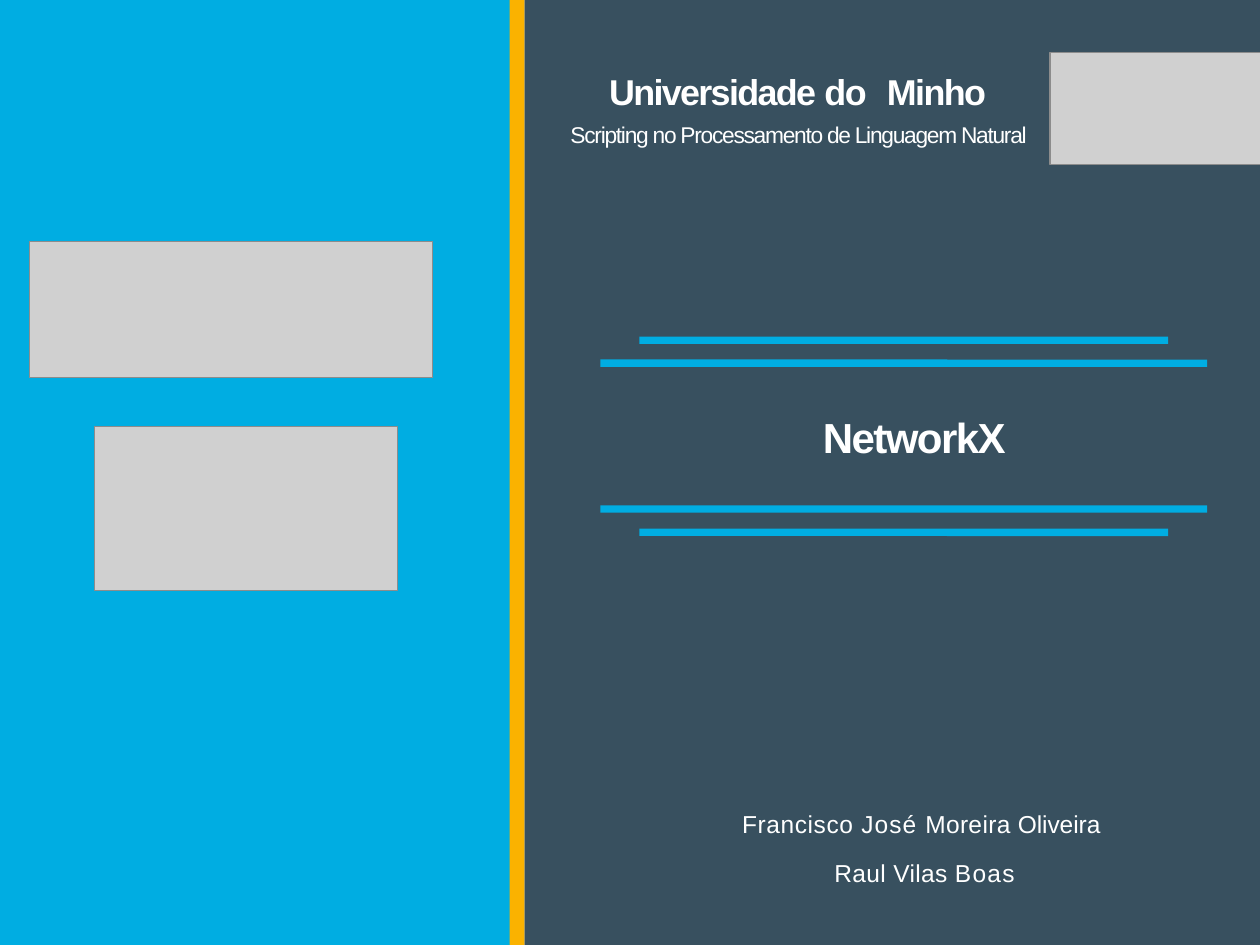
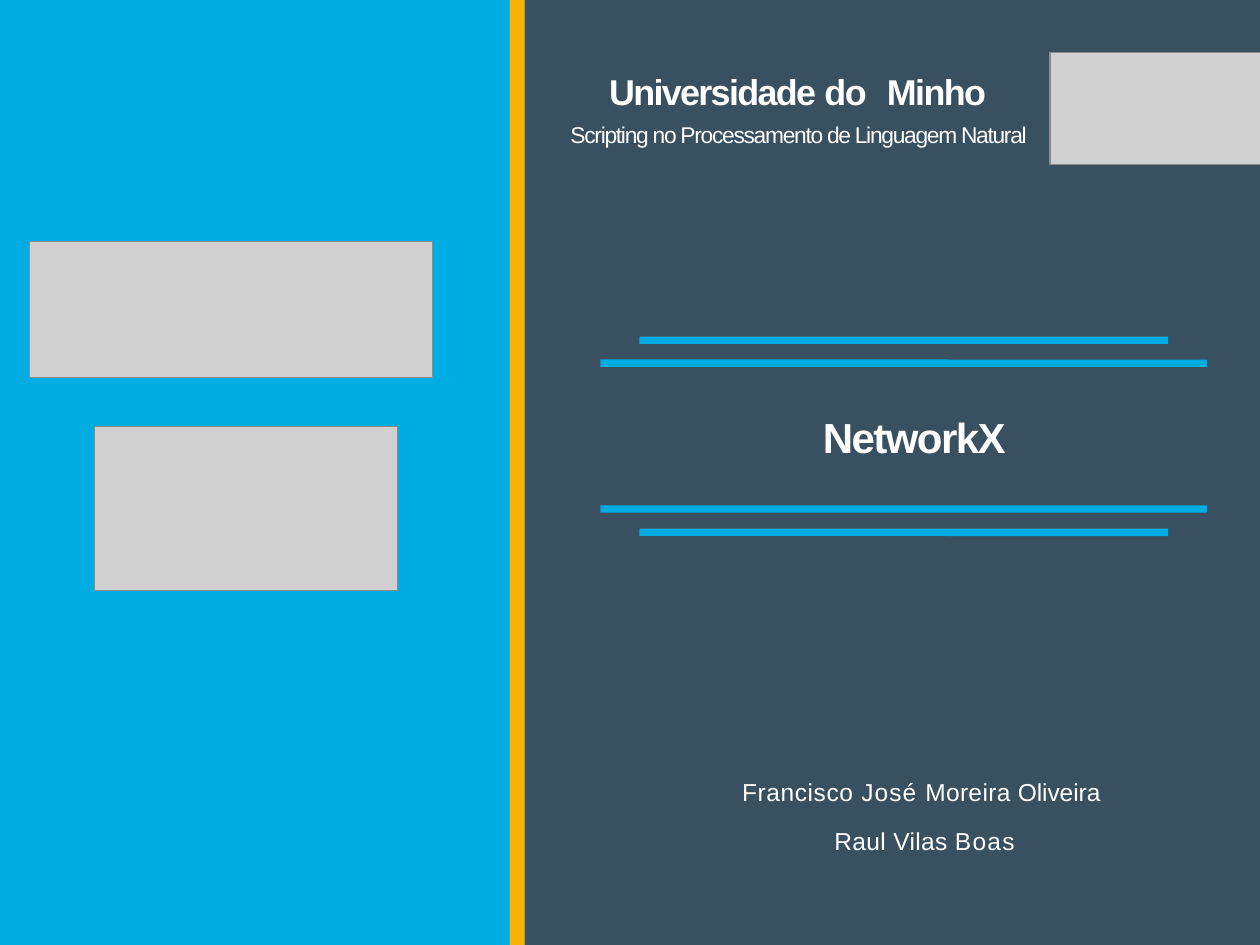
Before and after one commit to Tibblue/PLC, a slide deck: slide 1 of SPLN/tp2/apresSPLN.pptx. Drawn at 1260x945 pixels with LibreOffice and Linux fonts; fonts in the diff are those of the drawing; grey boxes stand for pictures; background and template pictures are left out. Boxes give left, top, right and bottom in pixels: in the first picture for what was removed or moved away, otherwise in the second. Text is boxed around its words. In the diff, an @@ line names an element or a change of style, - is before the commit and + after.

```diff
--- a/SPLN/tp2/apresSPLN.pptx
+++ b/SPLN/tp2/apresSPLN.pptx
@@ text "Francisco José Moreira Oliveira Raul ...": place and size @@
-text "Francisco José Moreira Oliveira Raul ..." at <box>742,815,1101,883</box>
+text "Francisco José Moreira Oliveira Raul ..." at <box>742,783,1101,851</box>
```
Also in this commit, not shown: 2 other slides changed.
